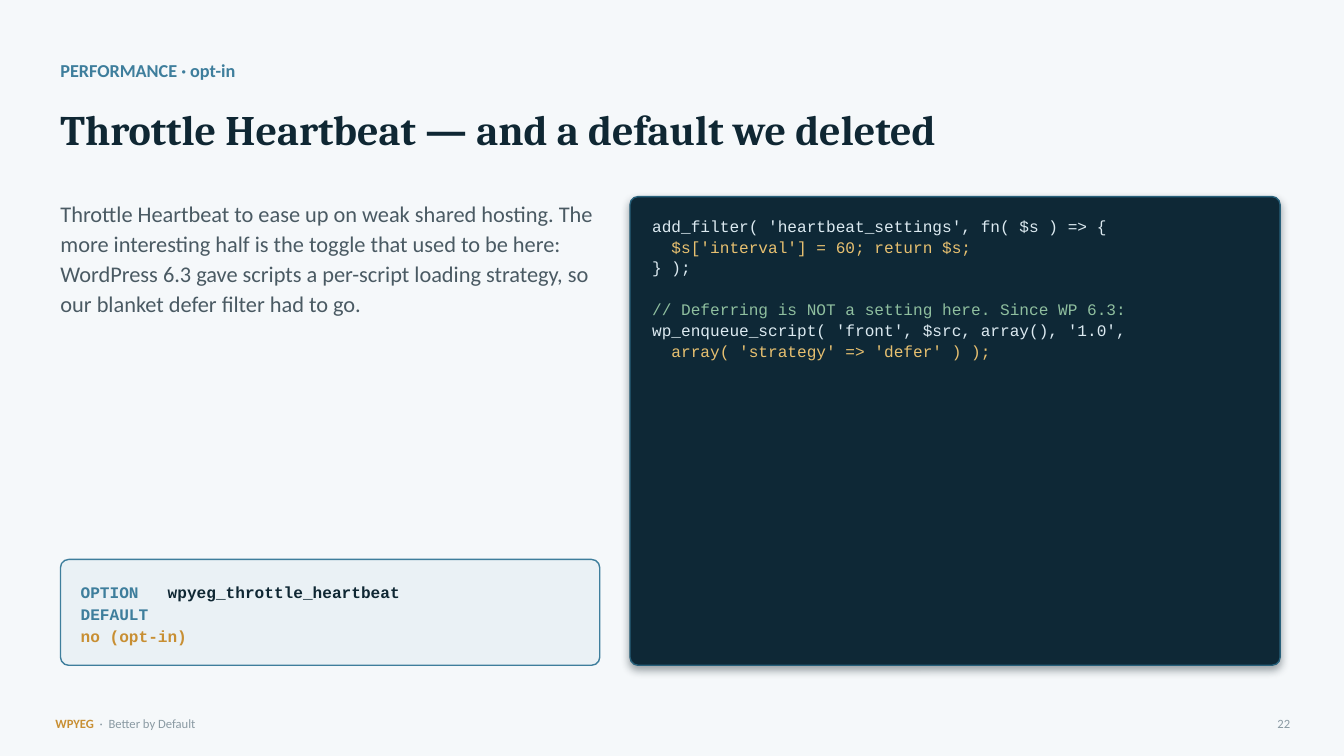
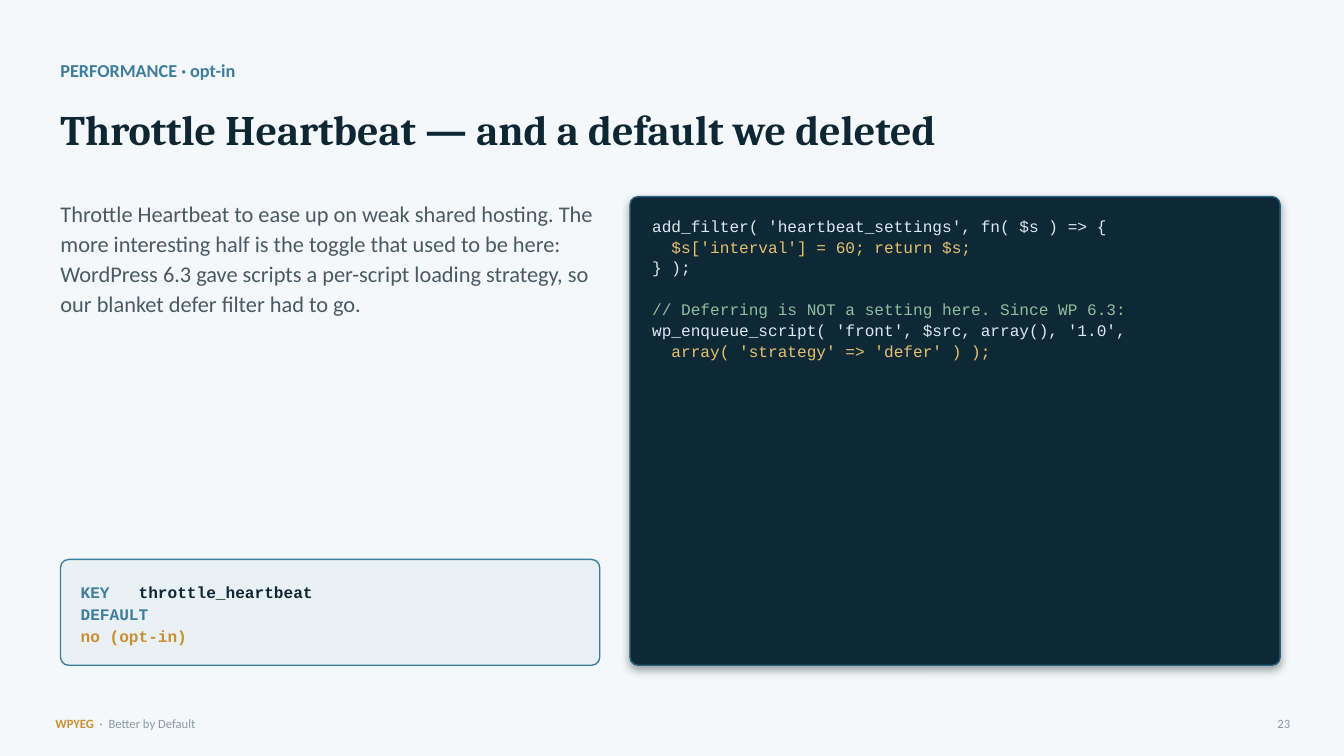
Before and after one commit to WPYEG/Better-by-Default, a slide deck: slide 23 of workshop/Better-by-Default.pptx (slide 22 before the commit). Drawn at 1344x756 pixels with LibreOffice and Linux fonts; fonts in the diff are those of the drawing. Boxes give left, top, right and bottom in pixels: in the first picture for what was removed or moved away, otherwise in the second. Text is boxed around its words. In the diff, an @@ line names an element or a change of style, - is before the commit and + after.

```diff
--- a/workshop/Better-by-Default.pptx
+++ b/workshop/Better-by-Default.pptx
@@ text at (x1=81, y1=586, x2=313, y2=600): text changed @@
-OPTION wpyeg_throttle_heartbeat
+KEY throttle_heartbeat
```
Also in this commit, not shown: 16 other slides changed, 4 slides added, 11 other files.
